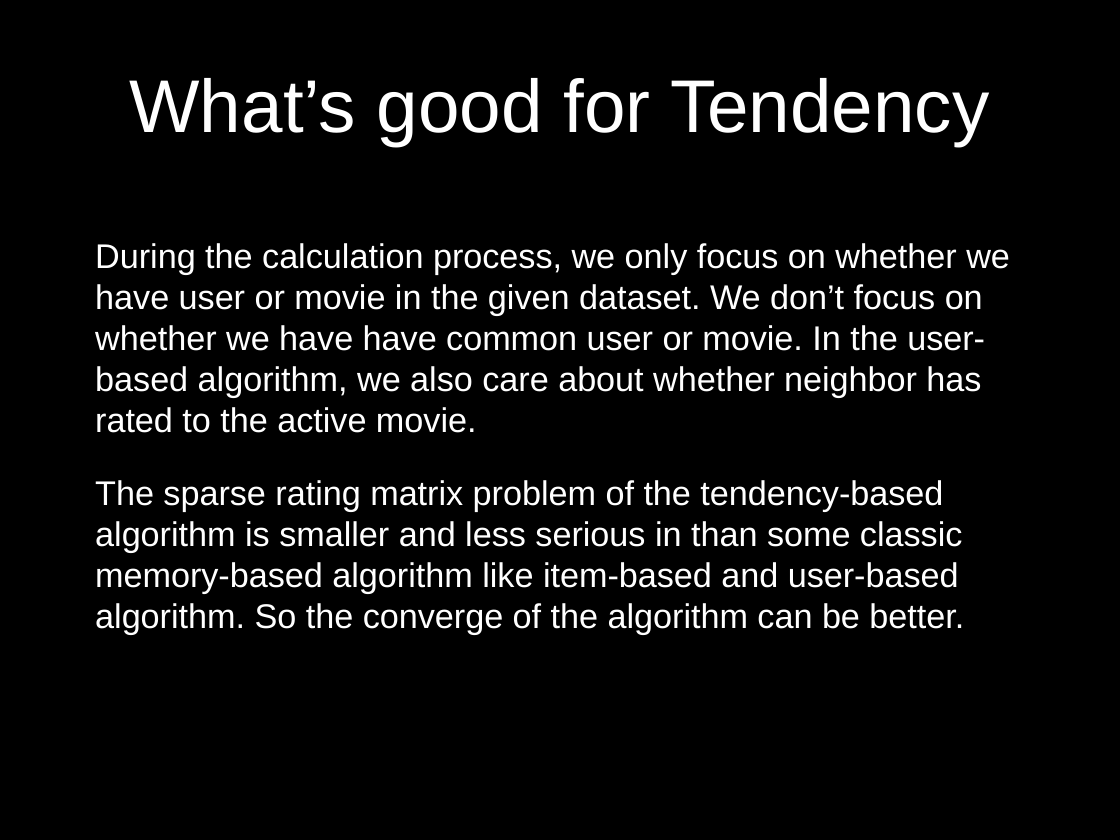
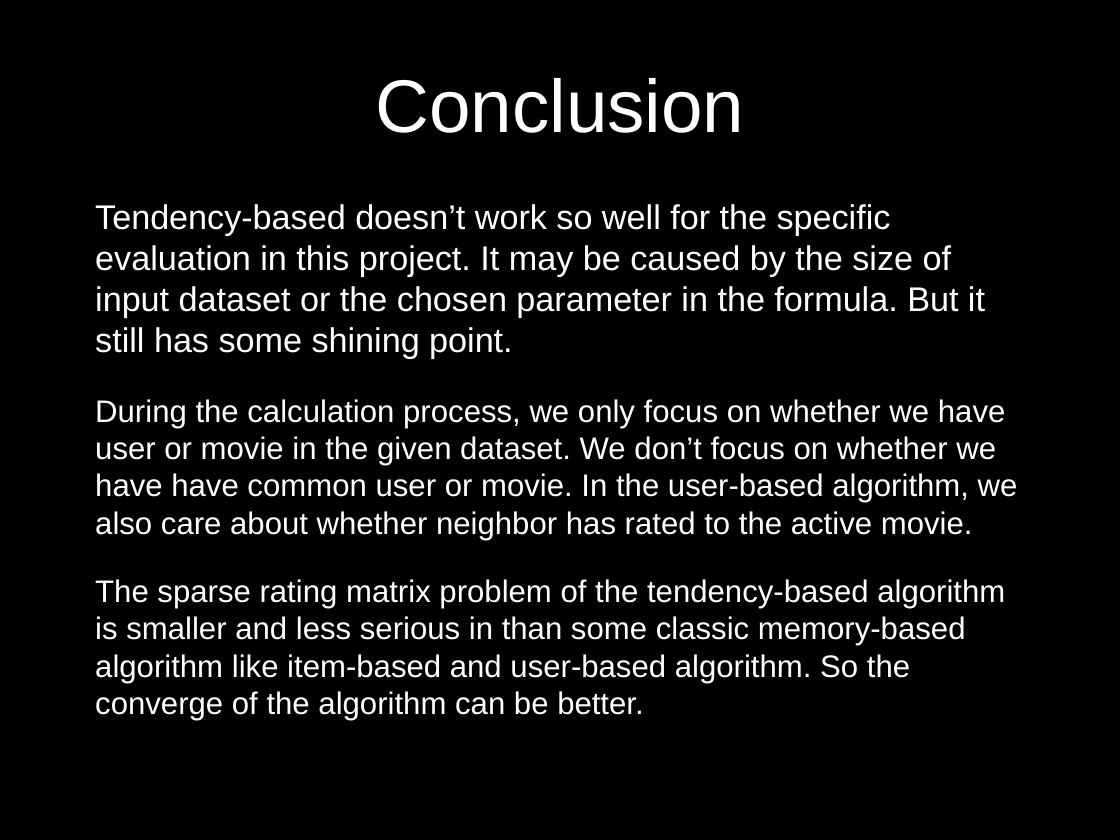
Before and after one commit to UCSBGauchos/MAE-data, a slide deck: slide 47 of Final Presentation.pptx (slide 28 before the commit). Drawn at 1120x840 pixels with LibreOffice and Linux fonts; fonts in the diff are those of the drawing; background and template pictures are left out. Boxes give left, top, right and bottom in pixels: in the first picture for what was removed or moved away, otherwise in the second. Text is boxed around its words. In the diff, an @@ line names an element or a change of style, - is before the commit and + after.

```diff
--- a/Final Presentation.pptx
+++ b/Final Presentation.pptx
@@ title at bbox=[375, 78, 744, 133]: text changed @@
-What’s good for Tendency
+Conclusion
@@ text "Tendency-based doesn’t work so well ...": place and size @@
-text "Tendency-based doesn’t work so well ..." at bbox=[95, 243, 1010, 634]
+text "Tendency-based doesn’t work so well ..." at bbox=[95, 204, 1018, 720]
@@ text at bbox=[95, 204, 985, 359]: paragraph added @@
+Tendency-based doesn’t work so well for the specific evaluation in this project. It may be caused by the size of input dataset or the chosen parameter in the formula. But it still has some shining point.
@@ text at bbox=[95, 399, 1018, 720]: size 22 to 20 pt in "During the calculation process, we only focus ...", "The sparse rating matrix problem of the ..." @@
```
Also in this commit, not shown: 5 other slides changed, 11 slides added.
